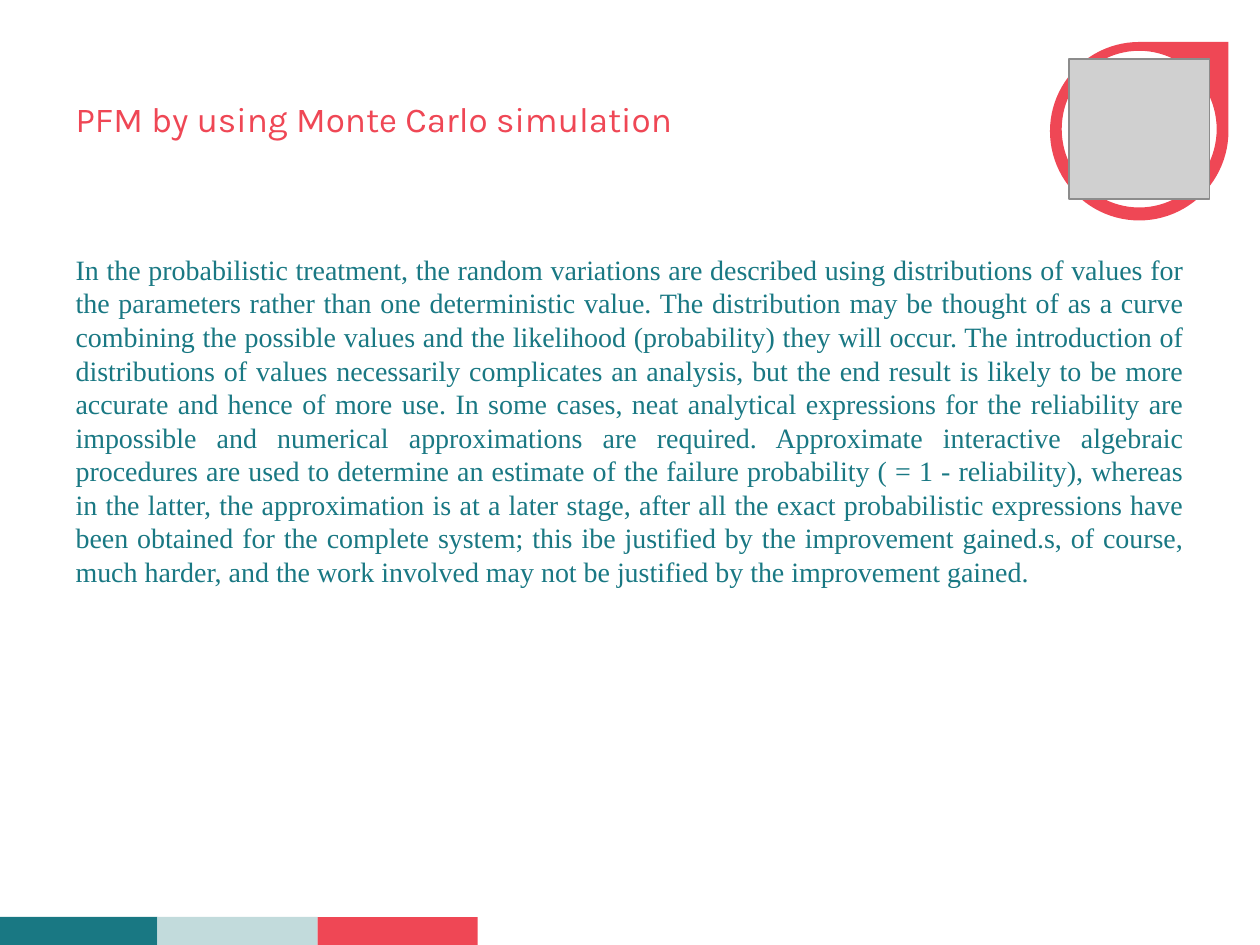
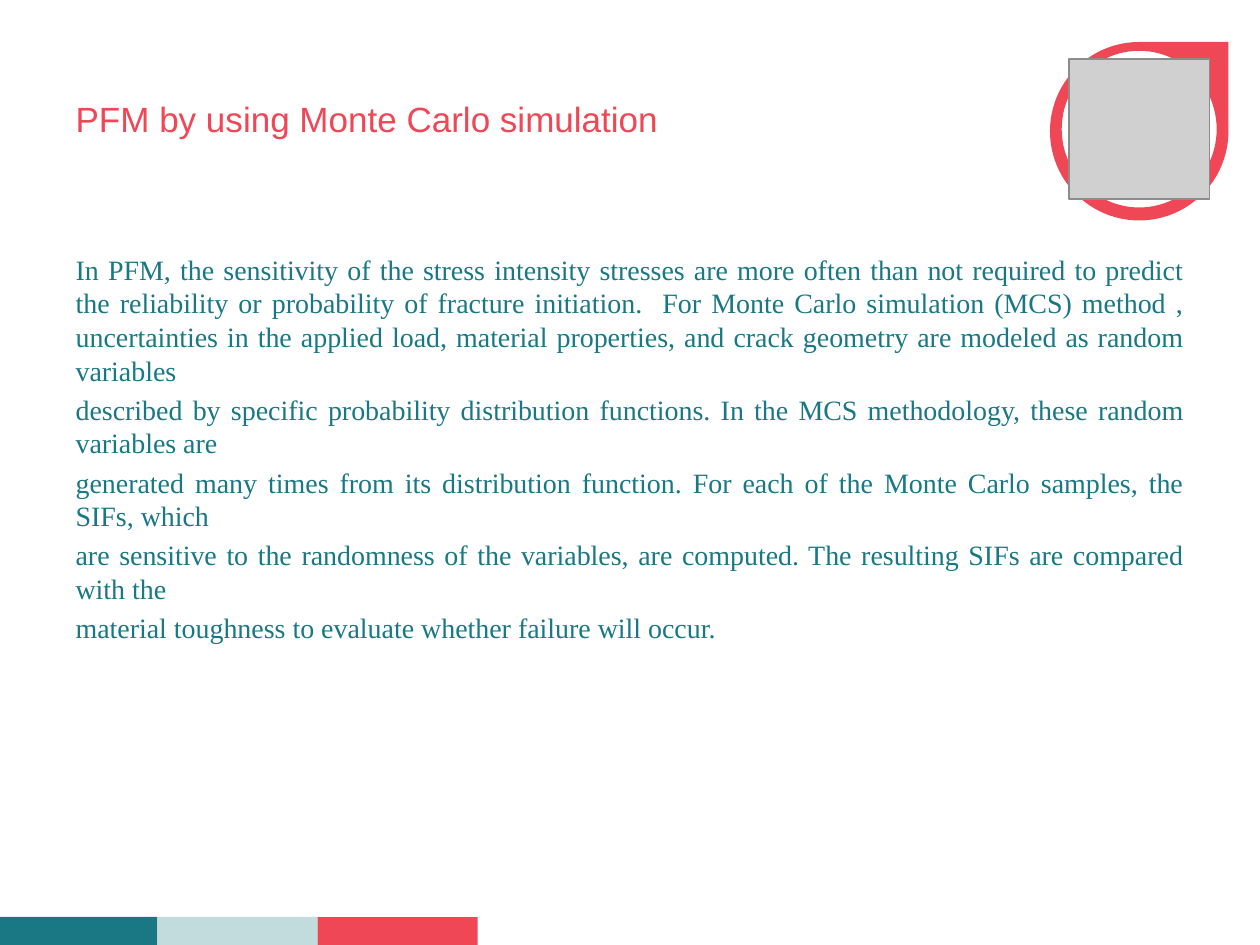
Before and after one commit to Abhinandan1996/seminar, a slide deck: slide 21 of seminar.pptx. Drawn at 1260x945 pixels with LibreOffice and Linux fonts; fonts in the diff are those of the drawing; grey boxes stand for pictures; background and template pictures are left out. Boxes give left, top, right and bottom in pixels: in the first picture for what was removed or moved away, otherwise in the second. Text is boxed around its words. In the diff, an @@ line names an element or a change of style, - is before the commit and + after.

```diff
--- a/seminar.pptx
+++ b/seminar.pptx
@@ title "PFM by using Monte Carlo ..." at <box>76,106,658,139</box>: font Karla to Arial @@
@@ text at <box>76,260,1183,644</box>: text changed @@
-In the probabilistic treatment, the random variations are described using distributions of values for the parameters rather than one deterministic value. The distribution may be thought of as a curve combining the possible values and the likelihood (probability) they will occur. The introduction of distributions of values necessarily complicates an analysis, but the end result is likely to be more accurate and hence of more use. In some cases, neat analytical expressions for the reliability are impossible and numerical approximations are required. Approximate interactive algebraic procedures are used to determine an estimate of the failure probability ( = 1 - reliability), whereas in the latter, the approximation is at a later stage, after all the exact probabilistic expressions have been obtained for the complete system; this ibe justified by the improvement gained.s, of course, much harder, and the work involved may not be justified by the improvement gained.
+In PFM, the sensitivity of the stress intensity stresses are more often than not required to predict the reliability or probability of fracture initiation. For Monte Carlo simulation (MCS) method , uncertainties in the applied load, material properties, and crack geometry are modeled as random variables
+described by specific probability distribution functions. In the MCS methodology, these random variables are
+generated many times from its distribution function. For each of the Monte Carlo samples, the SIFs, which
+are sensitive to the randomness of the variables, are computed. The resulting SIFs are compared with the
+material toughness to evaluate whether failure will occur.
```
Also in this commit, not shown: 20 other slides changed, 7 other files.
